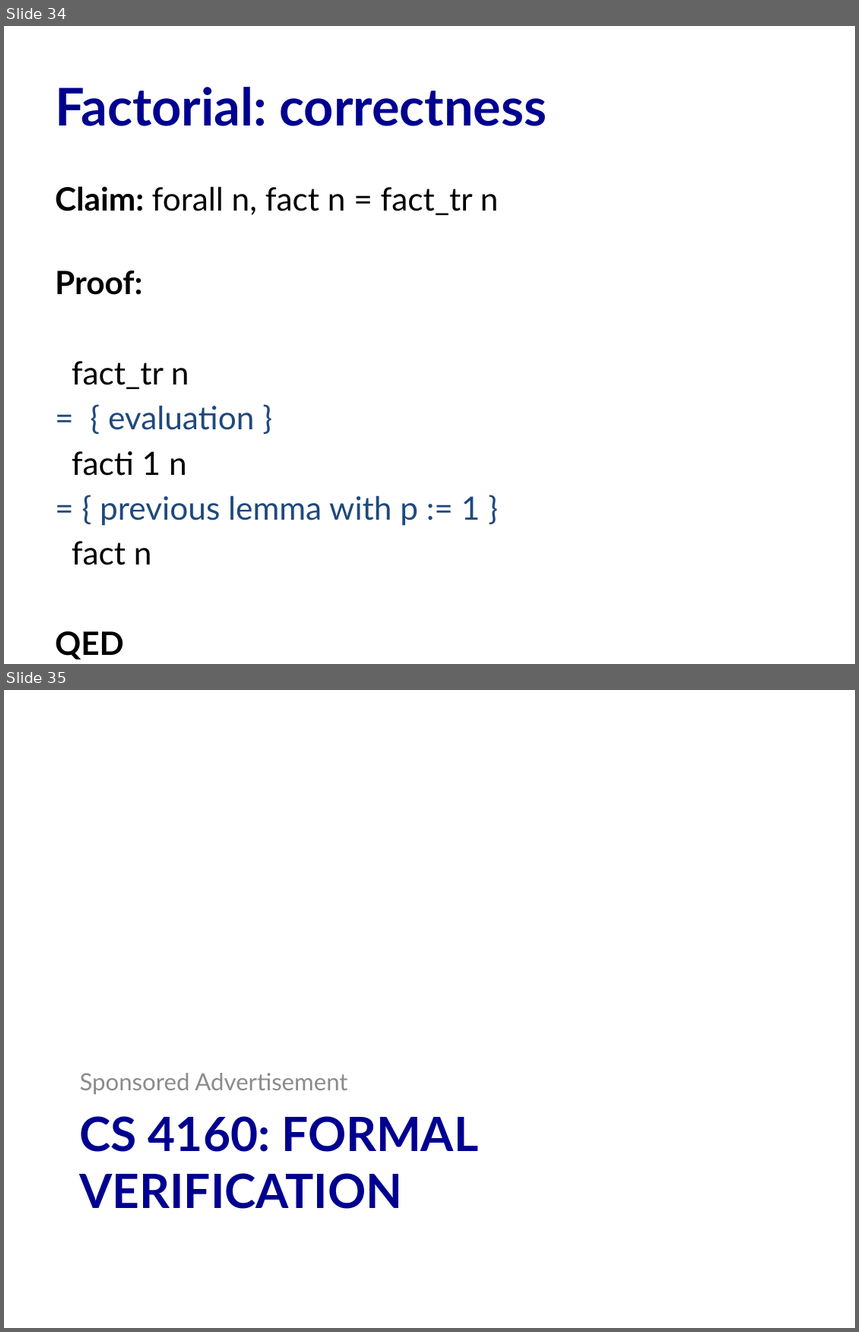
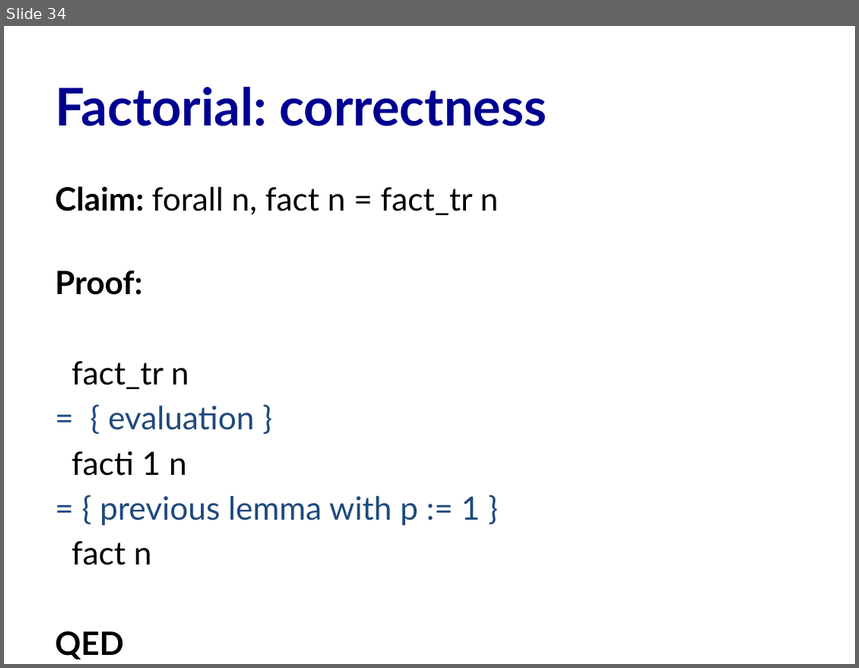
Before and after one commit to cs3110/materials-2019fa, a slide deck: 20-proofs/lec.pptx. Shown one above the other, each under a label of ours: slides 34 and 35 before the commit, slide 34 after it. The pictures are 859x1332 and 859x668 pixels, drawn with LibreOffice and Linux fonts; fonts in the diff are those of the drawing. Boxes give left, top, right and bottom in pixels: in the first picture for what was removed or moved away, otherwise in the second. Text is boxed around its words. In the diff, an @@ line names an element or a change of style, - is before the commit and + after.

```diff
--- a/20-proofs/lec.pptx
+++ b/20-proofs/lec.pptx
@@ slide 35 removed at <box>4,690,855,1328</box>, background #FFFFFF @@
@@ text removed at <box>80,1073,348,1094</box> @@
-Sponsored Advertisement
@@ title removed at <box>80,1116,478,1209</box> @@
-CS 4160: FORMAL VERIFICATION
```
Also in this commit, not shown: 2 slides changed, 4 other slides removed, 7 other files.
